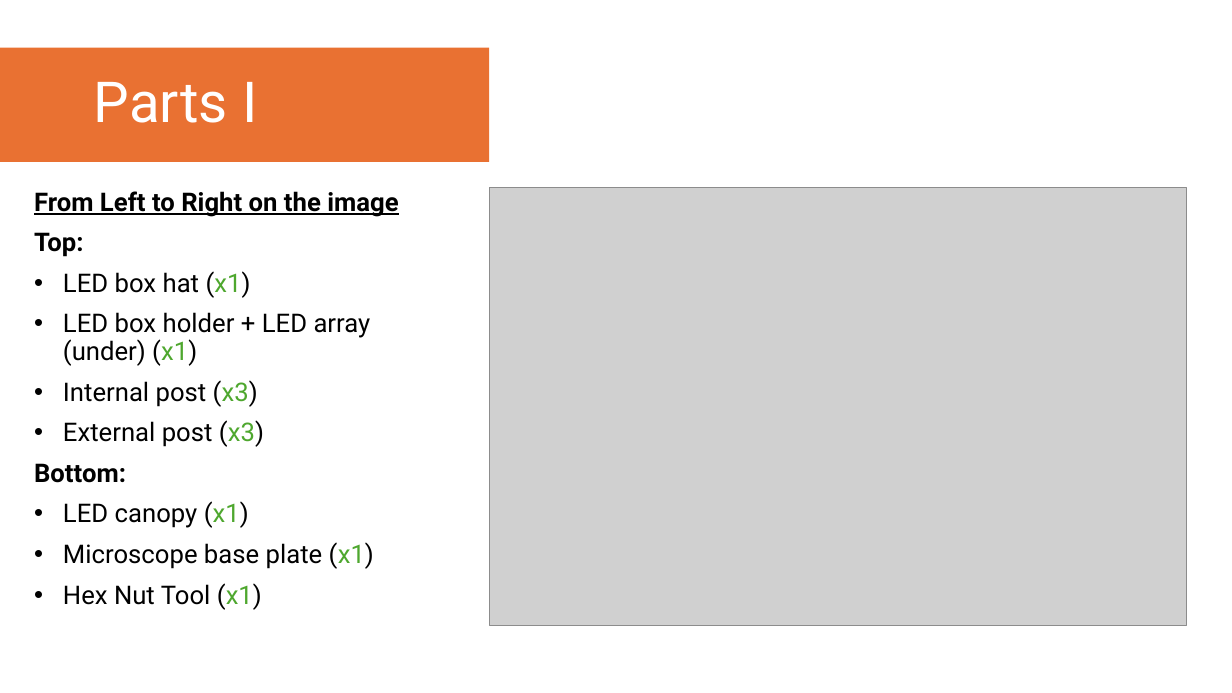
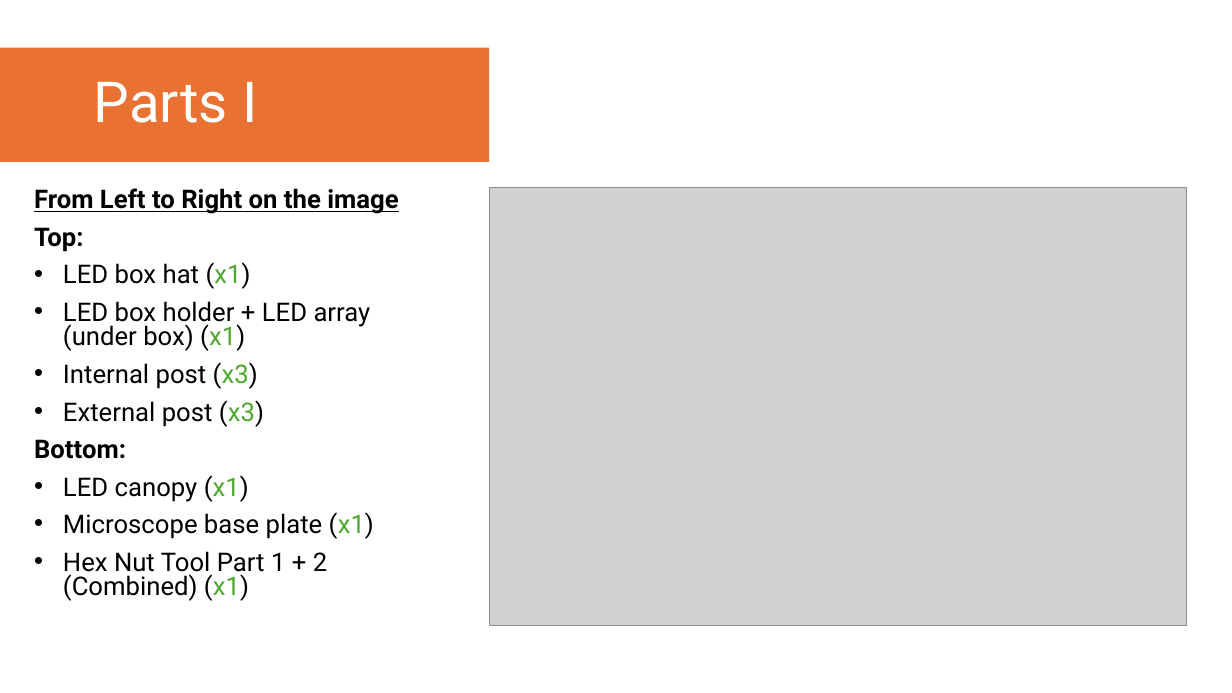
Before and after one commit to YoItsLewis/Open-Fourier-Ptychographic-Microscopy, a slide deck: slide 3 of Assembly Instructions/OpenFPM - Illuminator Assembly Instructions.pptx. Drawn at 1232x693 pixels with LibreOffice and Linux fonts; fonts in the diff are those of the drawing; grey boxes stand for pictures. Boxes give left, top, right and bottom in pixels: in the first picture for what was removed or moved away, otherwise in the second. Text is boxed around its words. In the diff, an @@ line names an element or a change of style, - is before the commit and + after.

Commit message:
Updated 3D Printed Files and Assembly Instructions
I have updated some of the 3D printed files and added microscope and electronic assembly instructions, and updated the illuminator assembly instructions.

```diff
--- a/Assembly Instructions/OpenFPM - Illuminator Assembly Instructions.pptx
+++ b/Assembly Instructions/OpenFPM - Illuminator Assembly Instructions.pptx
@@ text at <box>34,188,398,539</box>: line spacing 0.9 to 0.8 @@
@@ text at <box>63,301,371,351</box>: text changed @@
-• LED box holder + LED array (under) (x1)
+• LED box holder + LED array (under box) (x1)
@@ text at <box>63,551,327,601</box>: text changed @@
-• Hex Nut Tool (x1)
+• Hex Nut Tool Part 1 + 2 (Combined) (x1)
```
Also in this commit, not shown: 20 other slides changed, 3 slides removed, 31 other files.
